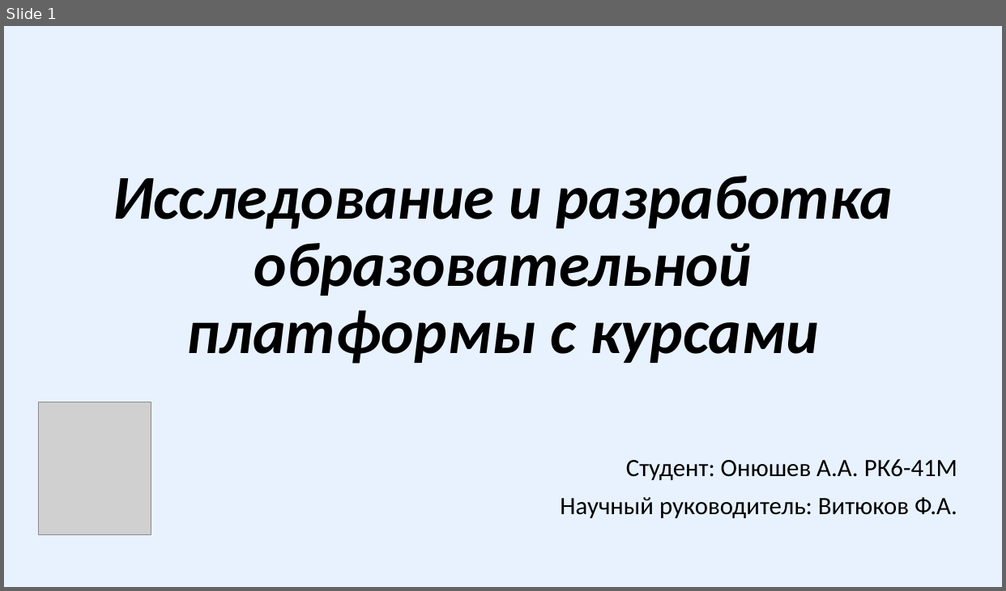
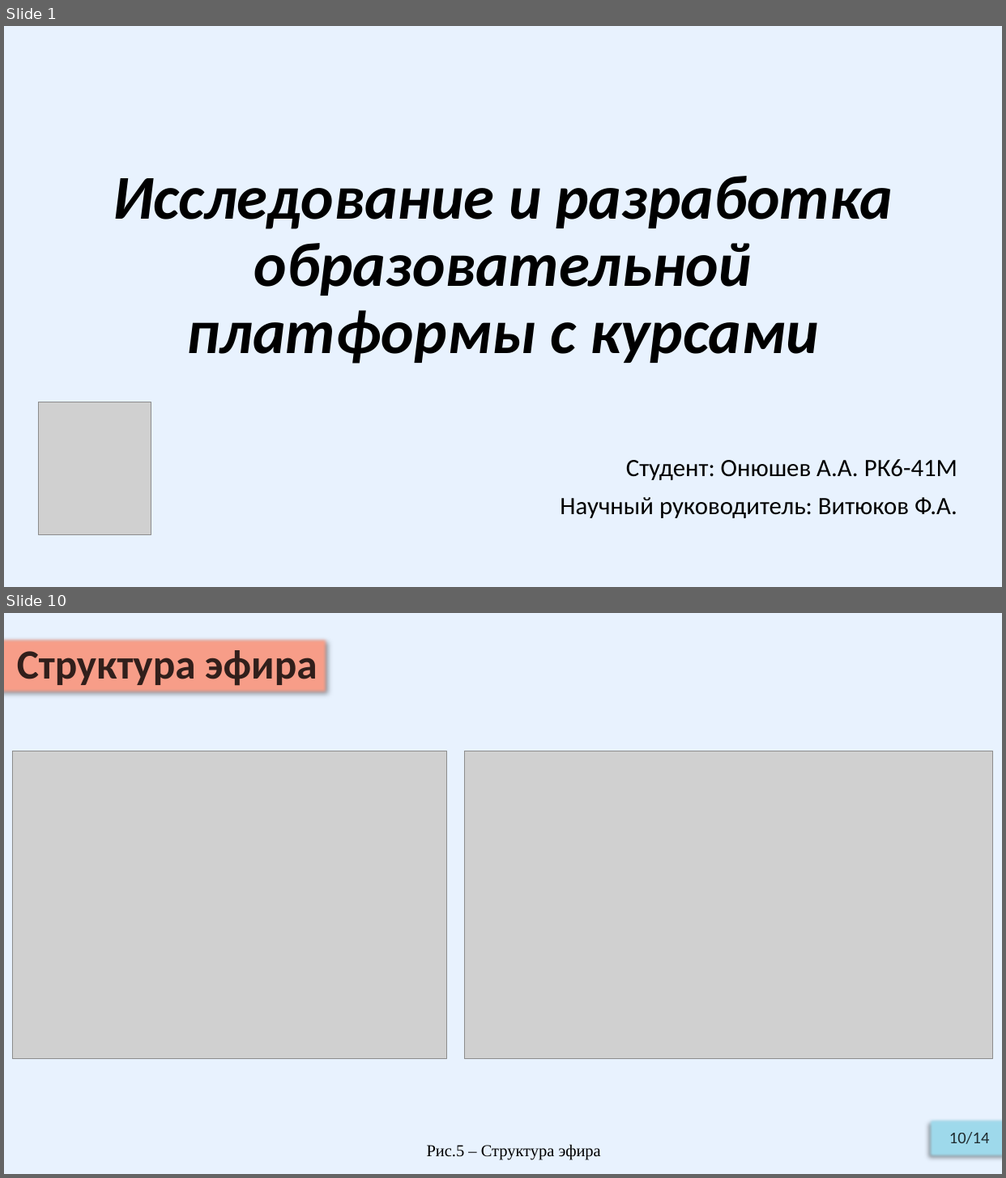
Before and after one commit to Relax-FM/Diploma, a slide deck: master/Diploma/presentation/OnyushevA_RK6-41M.pptx. Shown one above the other, each under a label of ours: slide 1 before the commit, slides 1 and 10 after it; the slides between them are not shown. The pictures are 1006x591 and 1006x1178 pixels, drawn with LibreOffice and Linux fonts; fonts in the diff are those of the drawing; grey boxes stand for pictures. Boxes give left, top, right and bottom in pixels: in the first picture for what was removed or moved away, otherwise in the second. Text is boxed around its words. In the diff, an @@ line names an element or a change of style, - is before the commit and + after.

```diff
--- a/master/Diploma/presentation/OnyushevA_RK6-41M.pptx
+++ b/master/Diploma/presentation/OnyushevA_RK6-41M.pptx
@@ slide 10 added at (4,613,1002,1174), background #E8F2FE @@
@@ subtitle added at (4,637,327,694), fill #F99F89, 40 pt, text #000000 at 80% opacity, bold @@
+Структура эфира
@@ picture added at (13,751,447,1059) @@
@@ picture added at (464,751,993,1059) @@
@@ rectangle added at (927,1118,1002,1160), fill #A0DBED, 16 pt, text #000000 at 80% opacity @@
+10/14
@@ text added at (427,1144,601,1161), 16 pt, text #000000 @@
+Рис.5 – Структура эфира
```
Also in this commit, not shown: 9 slides changed, 3 other slides added, 4 slides removed, 6 other files.
